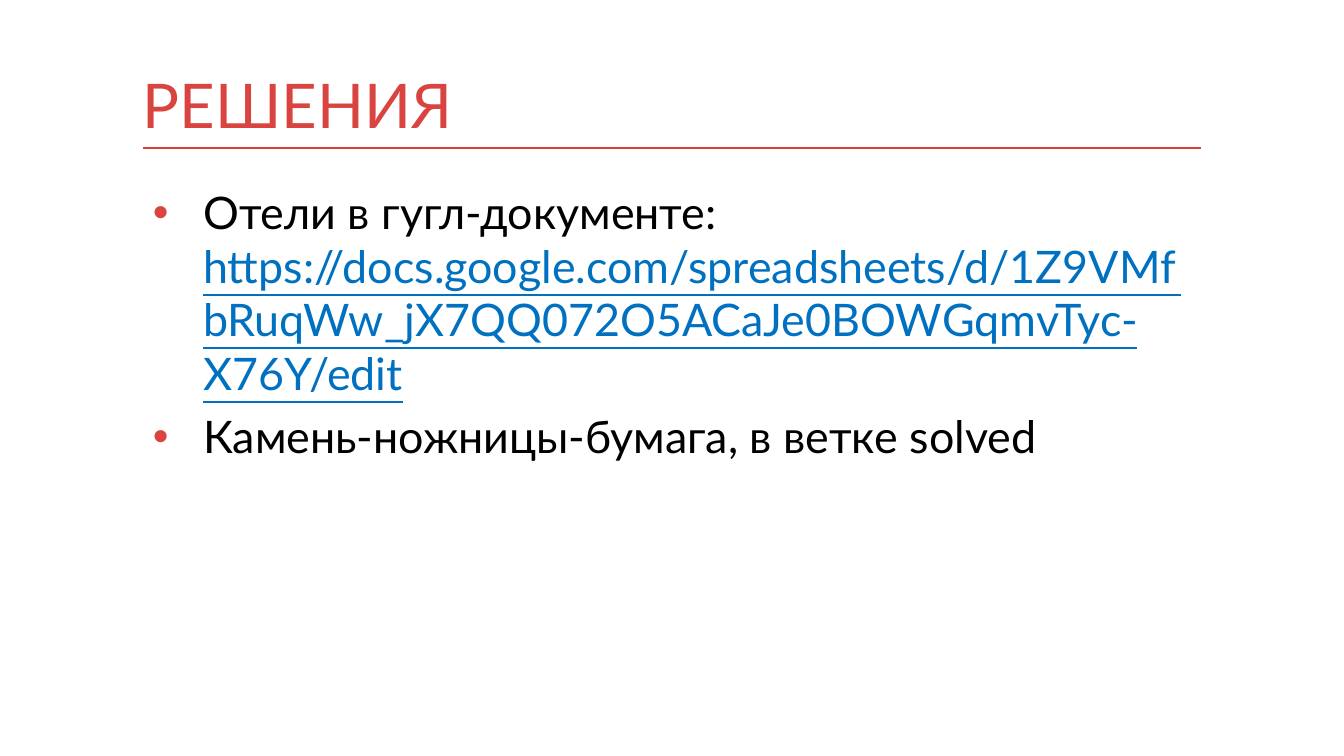
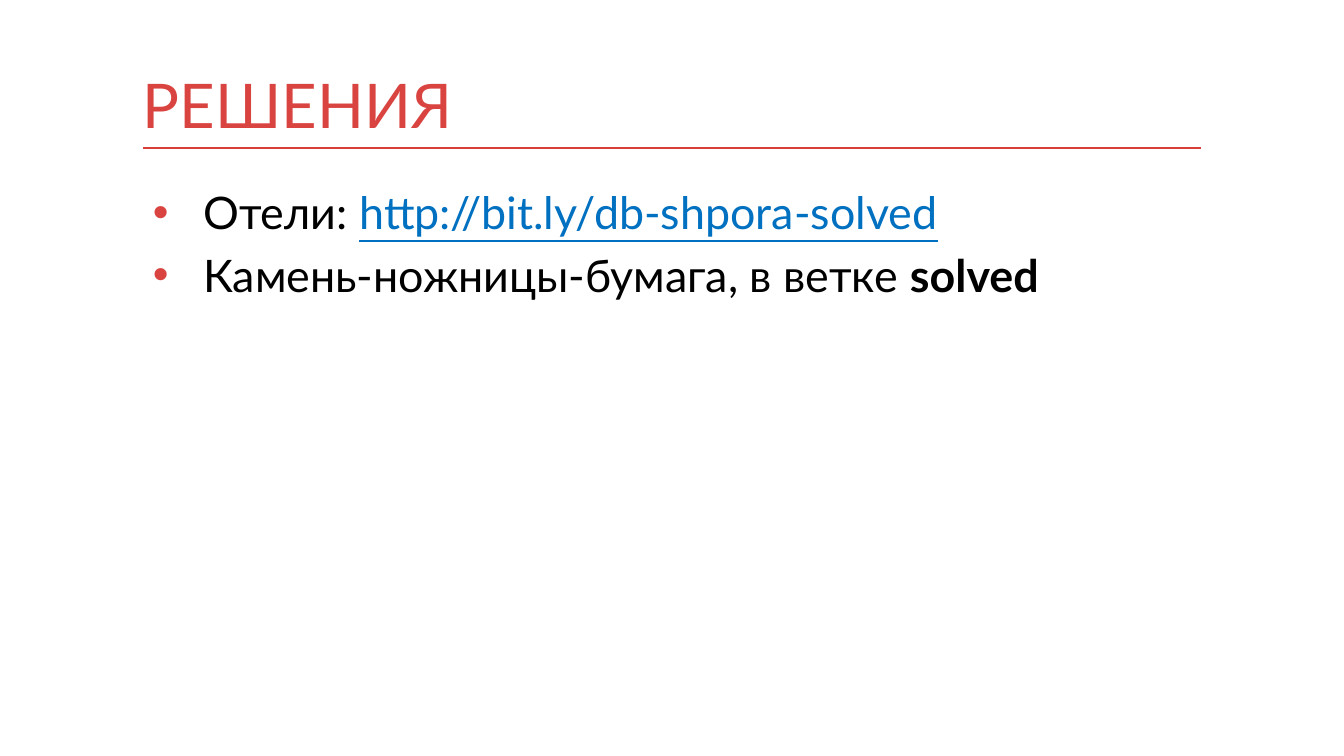
Before and after one commit to mnenorm74/web-game, a slide deck: slide 81 of db.pptx (slide 56 before the commit). Drawn at 1344x756 pixels with LibreOffice and Linux fonts; fonts in the diff are those of the drawing. Boxes give left, top, right and bottom in pixels: in the first picture for what was removed or moved away, otherwise in the second. Text is boxed around its words. In the diff, an @@ line names an element or a change of style, - is before the commit and + after.

```diff
--- a/db.pptx
+++ b/db.pptx
@@ text at [203,196,937,237]: text changed @@
-• Отели в гугл-документе: https://docs.google.com/spreadsheets/d/1Z9VMfbRuqWw_jX7QQ072O5ACaJe0BOWGqmvTyc-X76Y/edit
+• Отели: http://bit.ly/db-shpora-solved
@@ text at [203,258,1039,300]: bold on in "solved" @@
```
Also in this commit, not shown: 39 other slides changed, 28 slides added, 3 slides removed, 2 other files.
